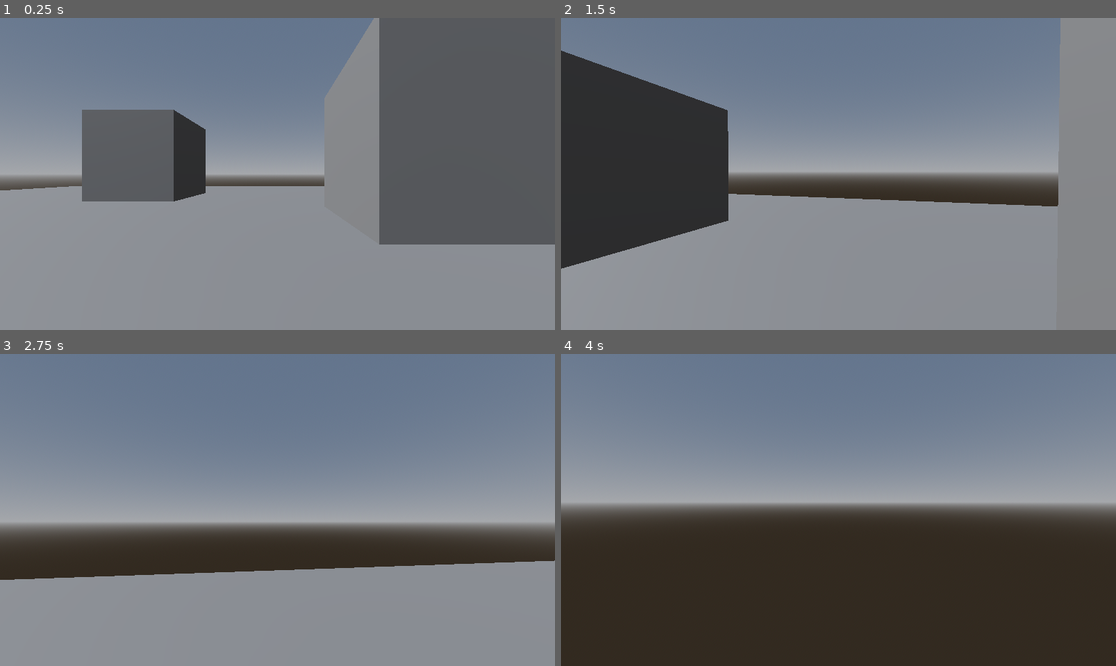
Above: before the commit, frames 1-4 (two rows, left to right).
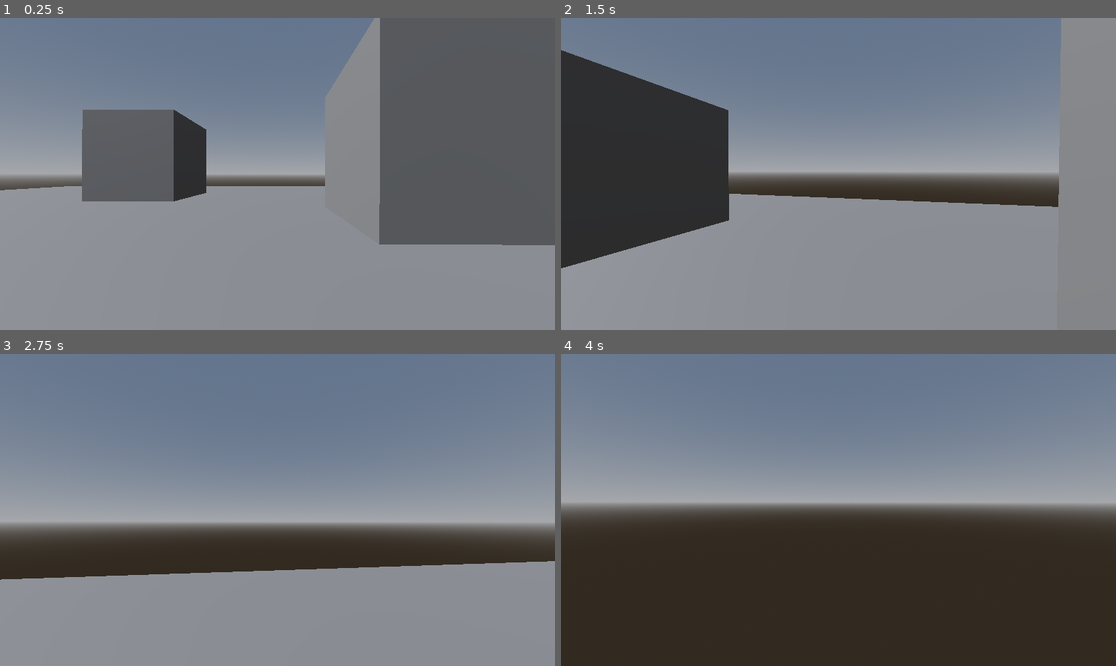
Above: after the commit, the same moments.

Repository: gamedevkoala/FPS-Controller
Game: Godot game, scene res://Scene/world.tscn
Two runs of this game, one before a commit and one after it. Both use one fixed random seed, a clock stepped at 60 frames per second and the inputs below.
Inputs (mouse positions are in pixels of both pictures, inside the frame that each line leads up to):
- Up to frame 1 (0.25 s): no input
- Up to frame 2 (1.5 s): tap Enter at 0.5 s; move the mouse to (866, 174) at 0.52 s; hold Shift (sprint) 0.53-1.28 s; hold W (walk_fwd) from 0.53 s (still down); tap Space (jump) at 0.77 s; move the mouse to (810, 174) at 1.27 s; tap S (walk_bwd) at 1.35 s
- Up to frame 3 (2.75 s): keep holding W (walk_fwd); tap Space (jump) at 1.52 s; move the mouse to (288, 503) at 2.02 s; hold Shift (sprint) from 2.03 s (still down)
- Up to frame 4 (4 s): keep holding W (walk_fwd); move the mouse to (832, 516) at 2.77 s; release Shift (sprint) at 2.78 s; tap S (walk_bwd) at 2.85 s; tap Space (jump) at 3.02, 3.77 s; move the mouse to (877, 513) at 3.52 s; hold Shift (sprint) from 3.53 s (still down)

The runs differ from the first frame. In frame 1, 0.2% of the frame differs, in the area x 0-100%, y 0-73%; in frame 2, 0.1%; in frame 3, less than 0.1%; in frame 4, less than 0.1%.

Commit message:
Add camera rotation to head bob effect
Enhanced the head bob effect in controller.gd by adding camera rotation on the Y and Z axes. Updated icon.svg.import with additional compression and channel remap settings. Changed project.godot to tag the project as a template and updated the features to version 4.5.

Diff:
--- a/Controller/controller.gd
+++ b/Controller/controller.gd
@@ -58,6 +58,8 @@
 	#head bob
 	t_bob += delta * velocity.length() * float(is_on_floor())
 	camera.transform.origin = _headbob(t_bob)
+	camera.rotation.y = sin(delta * BOB_FREQ ) * BOB_AMP / 2
+	camera.rotation.z = sin(delta * BOB_FREQ ) * BOB_AMP / 2
 	move_and_slide()
 
 func _headbob(time) -> Vector3:
--- a/project.godot
+++ b/project.godot
@@ -11,8 +11,9 @@
 [application]
 
 config/name="FPS Controller"
+config/tags=PackedStringArray("templates")
 run/main_scene="uid://n84mjnhmbvqw"
-config/features=PackedStringArray("4.4", "Forward Plus")
+config/features=PackedStringArray("4.5", "Forward Plus")
 config/icon="res://icon.svg"
 
 [display]
Not shown, changed: icon.svg.import
